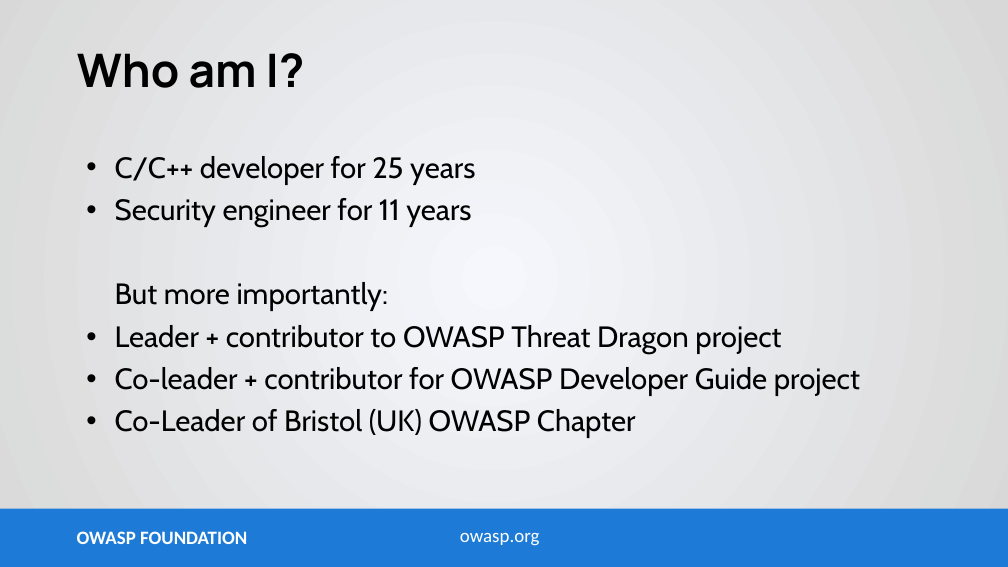
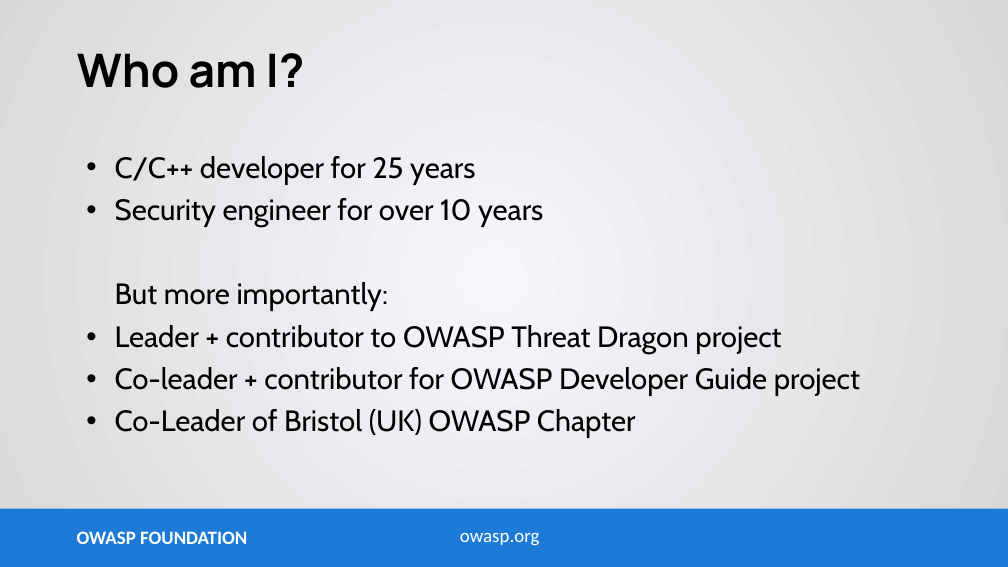
Before and after one commit to OWASP/www-chapter-bristol-uk, a slide deck: slide 2 of assets/slides/2024/owasp-projects.odp. Drawn at 1008x567 pixels with LibreOffice and Linux fonts; fonts in the diff are those of the drawing. Boxes give left, top, right and bottom in pixels: in the first picture for what was removed or moved away, otherwise in the second. Text is boxed around its words. In the diff, an @@ line names an element or a change of style, - is before the commit and + after.

```diff
--- a/assets/slides/2024/owasp-projects.odp
+++ b/assets/slides/2024/owasp-projects.odp
@@ text at box(115, 198, 543, 227): text changed @@
-• Security engineer for 11 years
+• Security engineer for over 10 years
```
Also in this commit, not shown: 2 other slides changed, 1 slide added, 1 slide removed, 8 other files.
